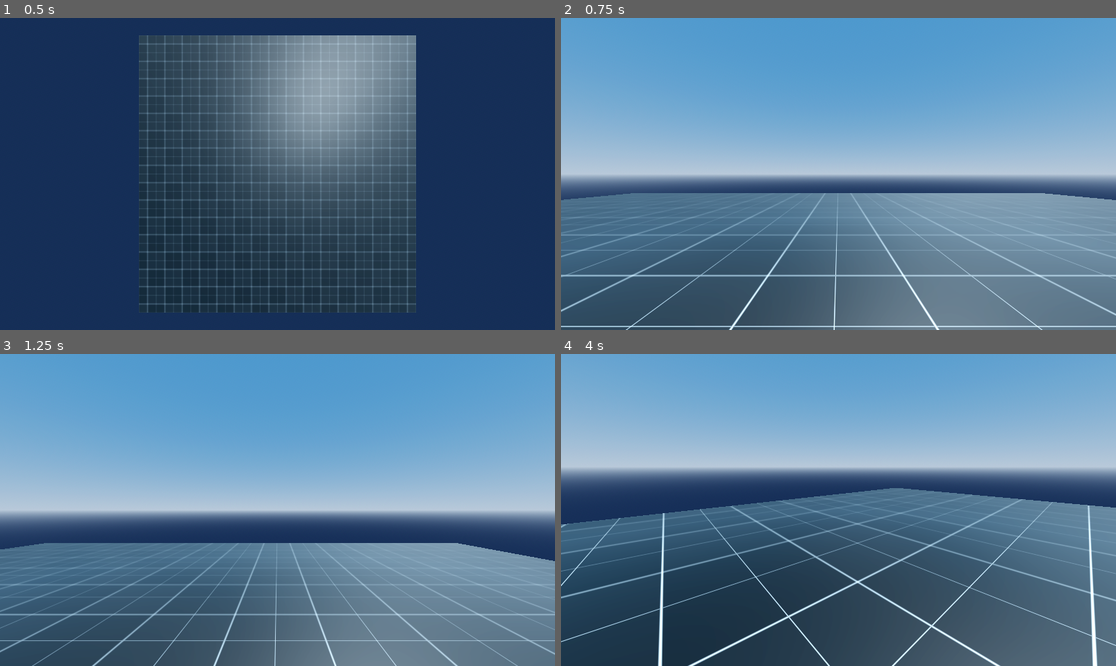
Above: before the commit, frames 1-4 (two rows, left to right).
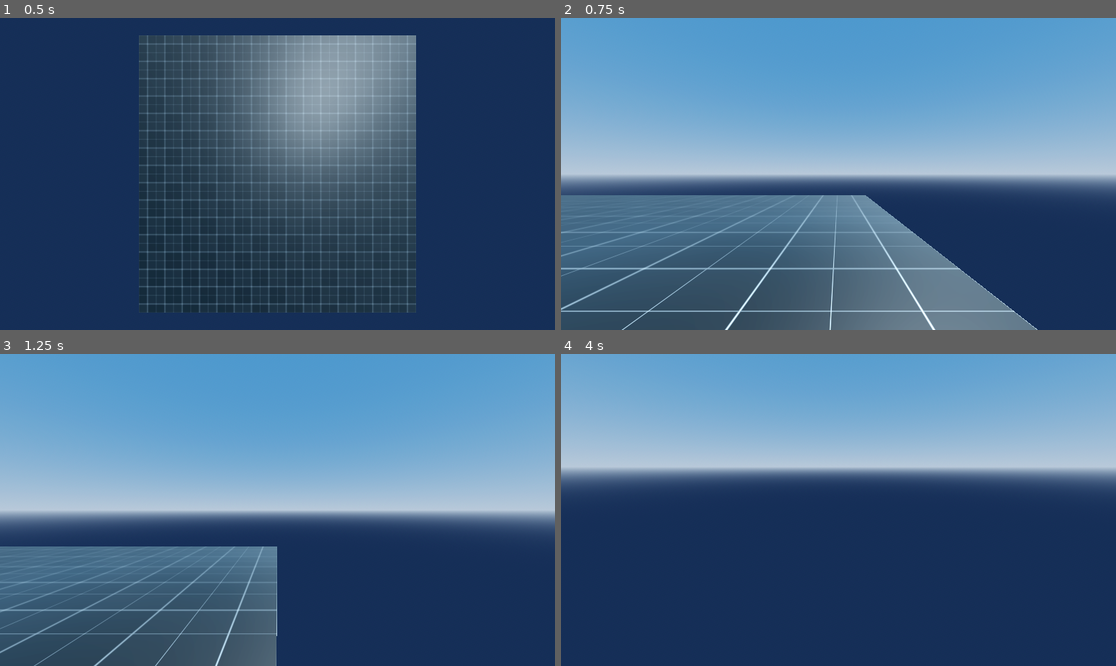
Above: after the commit, the same moments.

Repository: C12-H22-O11/sandbox_study
Game: Godot game, scene res://scenes/levels/sandbox_level.tscn
The game is run twice, just before and just after one commit, with the same random seed, the same clock (stepped at 60 frames per second) and the same inputs. This scene is started directly instead of the project's main scene.
Inputs (mouse positions are in pixels of both pictures, inside the frame that each line leads up to):
- Up to frame 1 (0.5 s): no input
- Up to frame 2 (0.75 s): tap Enter (ui_accept) at 0.5, 0.6 s; move the mouse to (960, 158) at 0.52 s; hold D (move_right) from 0.53 s (still down); click (960, 158) at 0.67 s
- Up to frame 3 (1.25 s): keep holding D (move_right); tap Space (jump, bound only after the commit) at 0.77, 0.8, 1.07 s
- Up to frame 4 (4 s): move the mouse to (810, 510) at 1.27 s; release D (move_right) at 1.28 s; hold W (move_forward) from 1.28 s (still down); tap Space (jump, bound only after the commit) at 1.35, 1.52, 1.82, 2.3, 3.02, 3.32, 3.6, 3.77 s; click (810, 510) at 1.42 s; tap Enter (ui_accept) at 1.55, 2.1, 2.85 s; move the mouse to (849, 503) at 2.02 s; click (849, 503) at 2.17 s; move the mouse to (832, 516) at 2.77 s; click (832, 516) at 2.92 s; move the mouse to (877, 513) at 3.52 s; click (877, 513) at 3.67 s

Frame 1 is identical in both runs. In frame 2, 17% of the frame differs, in the area x 0-100%, y 56-100%; in frame 3, 22%; in frame 4, 36%, in the area x 0-100%, y 42-100%.

Commit message:
fix: Interpolation of visuals, move of input into its own synchronizer

Diff:
--- a/project.godot
+++ b/project.godot
@@ -50,3 +50,8 @@
 "events": [Object(InputEventKey,"resource_local_to_scene":false,"resource_name":"","device":-1,"window_id":0,"alt_press …(192 unchanged characters)…
 ]
 }
+jump={
+"deadzone": 0.5,
+"events": [Object(InputEventKey,"resource_local_to_scene":false,"resource_name":"","device":-1,"window_id":0,"alt_pressed":false,"shift_pressed":false,"ctrl_pressed":false,"meta_pressed":false,"pressed":false,"keycode":0,"physical_keycode":32,"key_label":0,"unicode":32,"location":0,"echo":false,"script":null)
+]
+}
--- a/scenes/levels/player_spawner.gd
+++ b/scenes/levels/player_spawner.gd
@@ -2,13 +2,19 @@
 extends MultiplayerSpawner
 
 const PLAYER_SCENE := preload("res://scenes/player/player.tscn")
+
 
 func _ready() -> void:
 	spawn_function = spawn_player
 
 func spawn_player(data: Dictionary) -> Node:
 	var player_instance: Player = PLAYER_SCENE.instantiate()
+	var player_id: int = data['id']
+	var player_position: Vector3 = data['position']
+	var player_normal: Vector3 = data['normal']
+
 	player_instance.setup_multiplayer.call_deferred(data['id'])
+	player_instance.set_position.call_deferred(player_position)
 	return player_instance
 
 @rpc("any_peer", "call_local", "reliable")
--- /dev/null
+++ b/scenes/player/input_synchronizer.gd
@@ -0,0 +1,18 @@
+class_name InputSynchronizer extends MultiplayerSynchronizer
+
+signal just_pressed(action: String)
+
+@export var input_direction := Vector2()
+
+
+func _physics_process(delta: float) -> void:
+	if not is_multiplayer_authority():
+		return
+	input_direction = Input.get_vector("move_left", "move_right", "move_forward", "move_backward")
+	if Input.is_action_just_pressed("jump"):
+		request_jump.rpc()
+
+
+@rpc("authority", "call_local", "unreliable_ordered")
+func request_jump() -> void:
+	just_pressed.emit("jump")
--- a/scenes/player/player.gd
+++ b/scenes/player/player.gd
@@ -6,6 +6,9 @@
 const ACCELERATION = 15
 const DECELERATION = 20
 
+@export var input: InputSynchronizer
+
+@export var visuals: Node3D
 @export var head: Node3D
 @export var camera: Camera3D
 @export var velo: Vector3:
@@ -14,17 +17,14 @@
 	get:
 		return velocity
 
-func _input(event: InputEvent) -> void:
-	if not is_multiplayer_authority():
-		return
-	if event is InputEventMouseMotion:
-		var mouse_input := -Vector2(deg_to_rad(event.relative.x), deg_to_rad(event.relative.y))
-		mouse_input *= 0.3
-		rotate_y(mouse_input.x)
-		head.rotation.x = clampf(head.rotation.x+mouse_input.y, -TAU/4, TAU/4)
+
+func _ready() -> void:
+	input.just_pressed.connect(_on_input_just_pressed)
+
 
 func setup_multiplayer(id: int) -> void:
-	set_multiplayer_authority(id)
+	input.set_multiplayer_authority(id)
+	visuals.set_multiplayer_authority((id))
 	var local_id := multiplayer.get_unique_id()
 	if local_id == id:
 		camera.make_current()
@@ -33,19 +33,13 @@
 func _physics_process(delta: float) -> void:
 	if not is_multiplayer_authority():
 		return
-	# Add the gravity.
+
 	if not is_on_floor():
 		velocity += get_gravity() * delta
 
-	# Handle jump.
-	if Input.is_action_just_pressed("ui_accept") and is_on_floor():
-		velocity.y = JUMP_VELOCITY
 
-	# Get the input direction and handle the movement/deceleration.
-	# As good practice, you should replace UI actions with custom gameplay actions.
-	var input_dir := Input.get_vector("move_left", "move_right", "move_forward", "move_backward")
-	#var direction := (transform.basis * Vector3(input_dir.x, 0, input_dir.y)).normalized()
-	var direction := input_dir.rotated(-rotation.y)
+	var input_dir := input.input_direction
+	var direction := input_dir.rotated(-visuals.rotation.y)
 
 	var planar_velocity := Vector2(velocity.x, velocity.z)
 
@@ -58,3 +52,10 @@
 	velocity.z = planar_velocity.y
 
 	move_and_slide()
+
+
+func _on_input_just_pressed(action: String) -> void:
+	match  action:
+		"jump":
+			if is_on_floor():
+				velocity.y = JUMP_VELOCITY
--- a/scenes/player/player.tscn
+++ b/scenes/player/player.tscn
@@ -1,12 +1,10 @@
-[gd_scene load_steps=5 format=3 uid="uid://8x27mf3mb8sd"]
+[gd_scene load_steps=9 format=3 uid="uid://8x27mf3mb8sd"]
 
 [ext_resource type="Script" path="res://scenes/player/player.gd" id="1_n0sd2"]
+[ext_resource type="Script" path="res://scenes/player/visuals.gd" id="2_617xy"]
+[ext_resource type="Script" path="res://scenes/player/input_synchronizer.gd" id="2_u1ibf"]
 
 [sub_resource type="CapsuleShape3D" id="CapsuleShape3D_m7lne"]
-radius = 0.3
-height = 1.8
-
-[sub_resource type="CapsuleMesh" id="CapsuleMesh_lrxlb"]
 radius = 0.3
 height = 1.8
 
@@ -18,23 +16,51 @@
 properties/1/spawn = true
 properties/1/replication_mode = 1
 
-[node name="Player" type="CharacterBody3D" node_paths=PackedStringArray("head", "camera")]
+[sub_resource type="SceneReplicationConfig" id="SceneReplicationConfig_5glxq"]
+properties/0/path = NodePath("InputSynchronizer:input_direction")
+properties/0/spawn = true
+properties/0/replication_mode = 1
+
+[sub_resource type="SceneReplicationConfig" id="SceneReplicationConfig_rluch"]
+properties/0/path = NodePath(".:rotation")
+properties/0/spawn = true
+properties/0/replication_mode = 1
+
+[sub_resource type="CapsuleMesh" id="CapsuleMesh_lrxlb"]
+radius = 0.3
+height = 1.8
+
+[node name="Player" type="CharacterBody3D" node_paths=PackedStringArray("input", "visuals", "head", "camera")]
 script = ExtResource("1_n0sd2")
-head = NodePath("Head")
-camera = NodePath("Head/Camera3D")
+input = NodePath("InputSynchronizer")
+visuals = NodePath("Visuals")
+head = NodePath("Visuals/Head")
+camera = NodePath("Visuals/Head/Camera3D")
 
 [node name="CollisionShape3D" type="CollisionShape3D" parent="."]
 transform = Transform3D(1, 0, 0, 0, 1, 0, 0, 0, 1, 0, 0.9, 0)
 shape = SubResource("CapsuleShape3D_m7lne")
 
-[node name="MeshInstance3D" type="MeshInstance3D" parent="."]
+[node name="PlayerSynchronizer" type="MultiplayerSynchronizer" parent="."]
+replication_config = SubResource("SceneReplicationConfig_y6ycm")
+
+[node name="InputSynchronizer" type="MultiplayerSynchronizer" parent="."]
+replication_config = SubResource("SceneReplicationConfig_5glxq")
+script = ExtResource("2_u1ibf")
+
+[node name="Visuals" type="Node3D" parent="." node_paths=PackedStringArray("head")]
+script = ExtResource("2_617xy")
+head = NodePath("Head")
+
+[node name="VisualSynchronizer" type="MultiplayerSynchronizer" parent="Visuals"]
+replication_config = SubResource("SceneReplicationConfig_rluch")
+
+[node name="MeshInstance3D" type="MeshInstance3D" parent="Visuals"]
 transform = Transform3D(1, 0, 0, 0, 1, 0, 0, 0, 1, 0, 0.9, 0)
 mesh = SubResource("CapsuleMesh_lrxlb")
+skeleton = NodePath("../..")
 
-[node name="Head" type="Node3D" parent="."]
+[node name="Head" type="Node3D" parent="Visuals"]
 transform = Transform3D(1, 0, 0, 0, 1, 0, 0, 0, 1, 0, 1.5, 0)
 
-[node name="Camera3D" type="Camera3D" parent="Head"]
-
-[node name="MultiplayerSynchronizer" type="MultiplayerSynchronizer" parent="."]
-replication_config = SubResource("SceneReplicationConfig_y6ycm")
+[node name="Camera3D" type="Camera3D" parent="Visuals/Head"]
--- /dev/null
+++ b/scenes/player/visuals.gd
@@ -0,0 +1,34 @@
+extends Node3D
+
+@export var head: Node3D
+
+@onready var previous_position := (owner as CharacterBody3D).position
+@onready var previous_velocity := (owner as CharacterBody3D).velocity
+
+
+
+func _input(event: InputEvent) -> void:
+	if not is_multiplayer_authority():
+		return
+	if event is InputEventMouseMotion:
+		var mouse_input := -Vector2(deg_to_rad(event.relative.x), deg_to_rad(event.relative.y))
+		mouse_input *= 0.3
+		rotate_y(mouse_input.x)
+		head.rotation.x = clampf(head.rotation.x+mouse_input.y, -TAU/4, TAU/4)
+
+
+func _process(delta: float) -> void:
+	if Engine.get_frames_per_second() > Engine.physics_ticks_per_second:
+		if not top_level:
+			top_level = true
+		var interpolation_factor := Engine.get_physics_interpolation_fraction()
+		var current_positiion := (owner as CharacterBody3D).position
+		var current_velocity := (owner as CharacterBody3D).velocity
+		var new_position := (previous_position + previous_velocity * delta).lerp((current_positiion + current_velocity * delta), interpolation_factor)
+		position = new_position
+		previous_position = current_positiion
+		previous_velocity = current_velocity
+	else:
+		if top_level:
+			top_level = false
+			position = Vector3()
